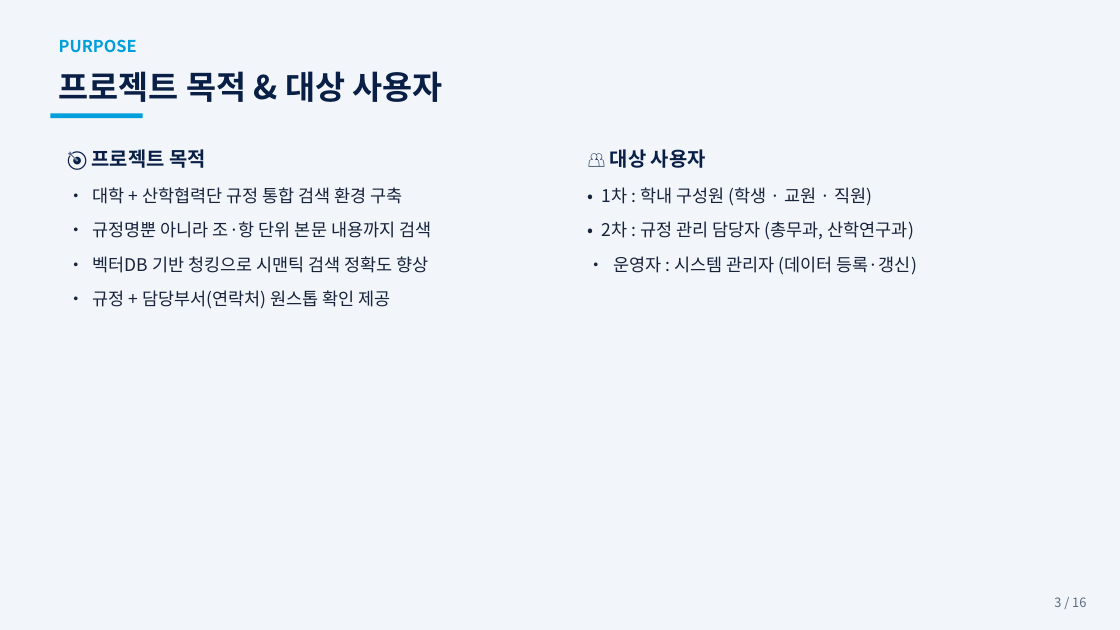
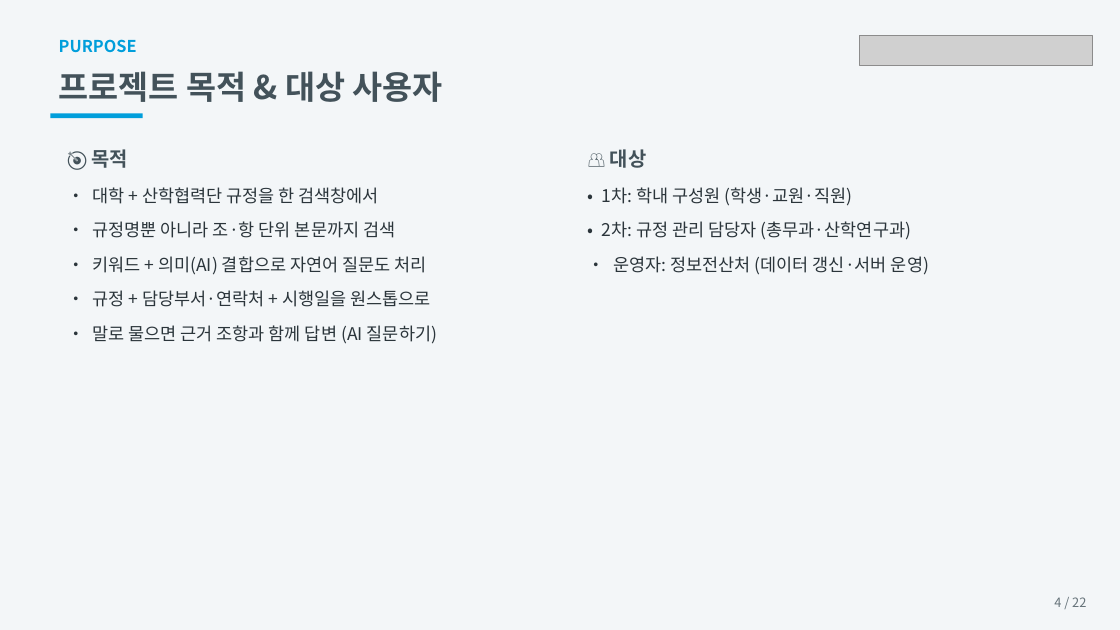
Before and after one commit to sjdisj1895-svg/Academic_Regulations_AIProject, a slide deck: slide 4 of AI_규정통합검색시스템_소개.pptx (slide 3 before the commit). Drawn at 1120x630 pixels with LibreOffice and Linux fonts; fonts in the diff are those of the drawing; grey boxes stand for pictures. Boxes give left, top, right and bottom in pixels: in the first picture for what was removed or moved away, otherwise in the second. Text is boxed around its words. In the diff, an @@ line names an element or a change of style, - is before the commit and + after.

```diff
--- a/AI_규정통합검색시스템_소개.pptx
+++ b/AI_규정통합검색시스템_소개.pptx
@@ rectangle at [0,0,1120,630]: fill #F2F6FB to #F3F6F8 @@
@@ text "프로젝트 목적 & 대상 사용자" at [59,71,442,102]: text colour #091F46 to #43525A @@
@@ picture added at [860,35,1092,66] @@
@@ text at [92,149,129,168]: text changed; text colour #091F46 to #43525A @@
-🎯 프로젝트 목적
+🎯 목적
@@ text at [610,149,647,168]: text changed; text colour #091F46 to #43525A @@
-👥 대상 사용자
+👥 대상
@@ text at [92,187,437,344]: text changed; text colour #17233B to #2B353B @@
-• 대학 + 산학협력단 규정 통합 검색 환경 구축
-• 규정명뿐 아니라 조·항 단위 본문 내용까지 검색
-• 벡터DB 기반 청킹으로 시맨틱 검색 정확도 향상
-• 규정 + 담당부서(연락처) 원스톱 확인 제공
+• 대학 + 산학협력단 규정을 한 검색창에서
+• 규정명뿐 아니라 조·항 단위 본문까지 검색
+• 키워드 + 의미(AI) 결합으로 자연어 질문도 처리
+• 규정 + 담당부서·연락처 + 시행일을 원스톱으로
+• 말로 물으면 근거 조항과 함께 답변 (AI 질문하기)
@@ text at [602,187,929,275]: text changed; text colour #17233B to #2B353B @@
-• 1차 : 학내 구성원 (학생 · 교원 · 직원)
-• 2차 : 규정 관리 담당자 (총무과, 산학연구과)
-• 운영자 : 시스템 관리자 (데이터 등록·갱신)
+• 1차: 학내 구성원 (학생·교원·직원)
+• 2차: 규정 관리 담당자 (총무과·산학연구과)
+• 운영자: 정보전산처 (데이터 갱신·서버 운영)
@@ text at [1054,597,1086,607]: text changed; text colour #5C6B82 to #66737A @@
-3 / 16
+4 / 22
```
Also in this commit, not shown: 7 other slides changed, 14 slides added, 8 slides removed, 1 other file.
